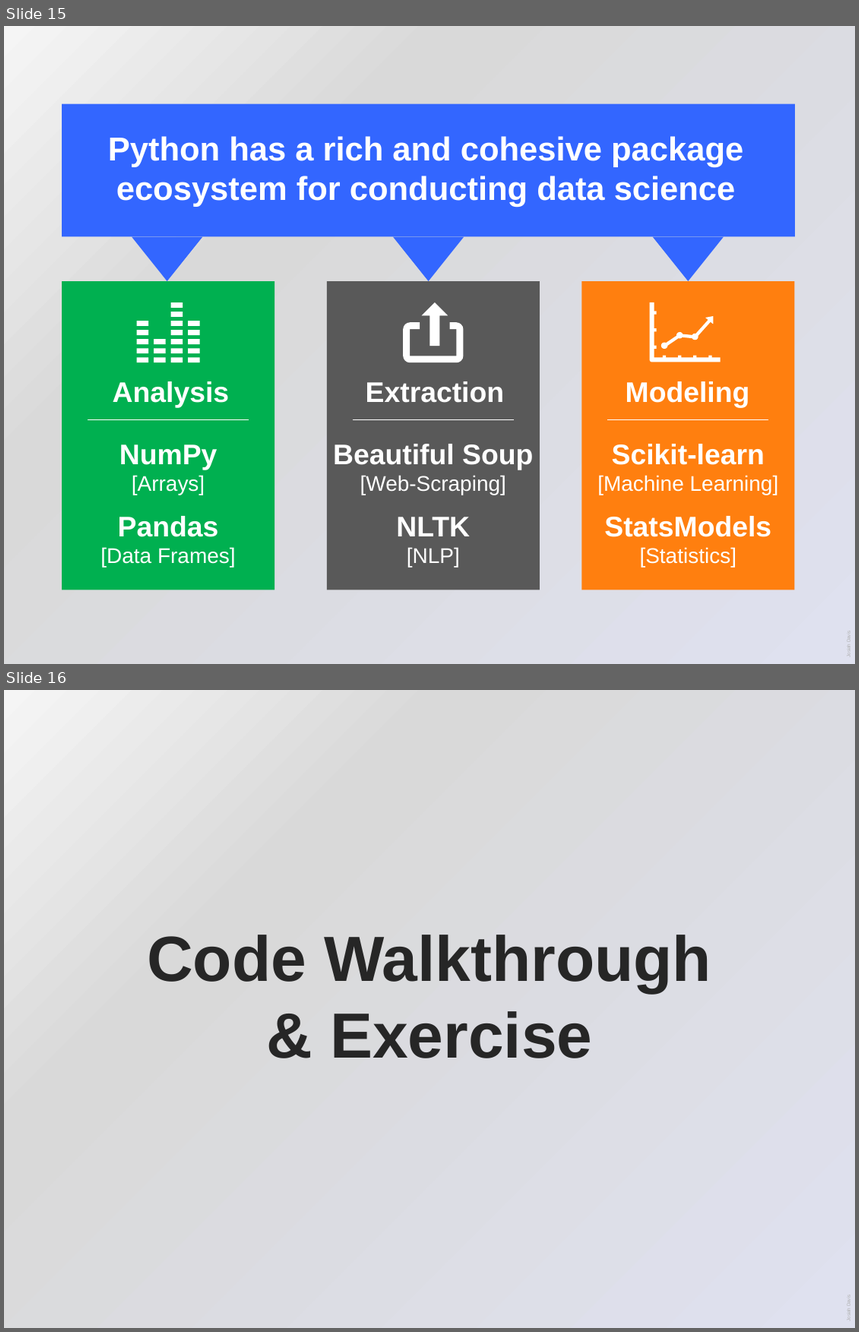
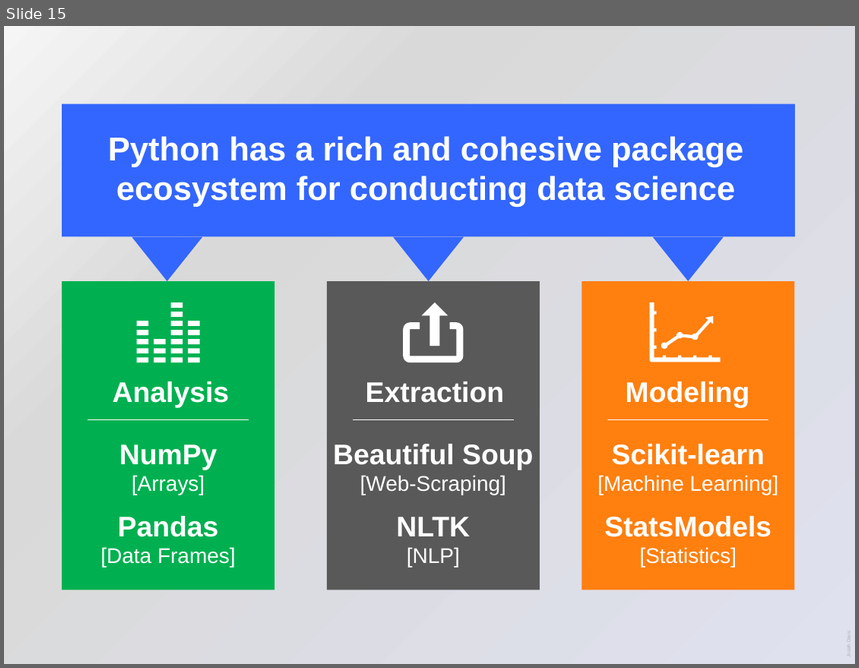
Before and after one commit to josiahdavis/python_data_analysis, a slide deck: python_data_analysis.pptx. Shown one above the other, each under a label of ours: slides 15 and 16 before the commit, slide 15 after it. The pictures are 859x1332 and 859x668 pixels, drawn with LibreOffice and Linux fonts; fonts in the diff are those of the drawing. Boxes give left, top, right and bottom in pixels: in the first picture for what was removed or moved away, otherwise in the second. Text is boxed around its words. In the diff, an @@ line names an element or a change of style, - is before the commit and + after.

```diff
--- a/python_data_analysis.pptx
+++ b/python_data_analysis.pptx
@@ slide 16 removed at (4, 690, 855, 1328), background gradient #F5F5F5 to #D9D9D9 to #E0E1EF; not listed: 1 template element that a slide beside it also shows @@
@@ text removed at (147, 935, 712, 1059) @@
-Code Walkthrough
-& Exercise
```
Also in this commit, not shown: 1 slide changed, 3 slides added.
